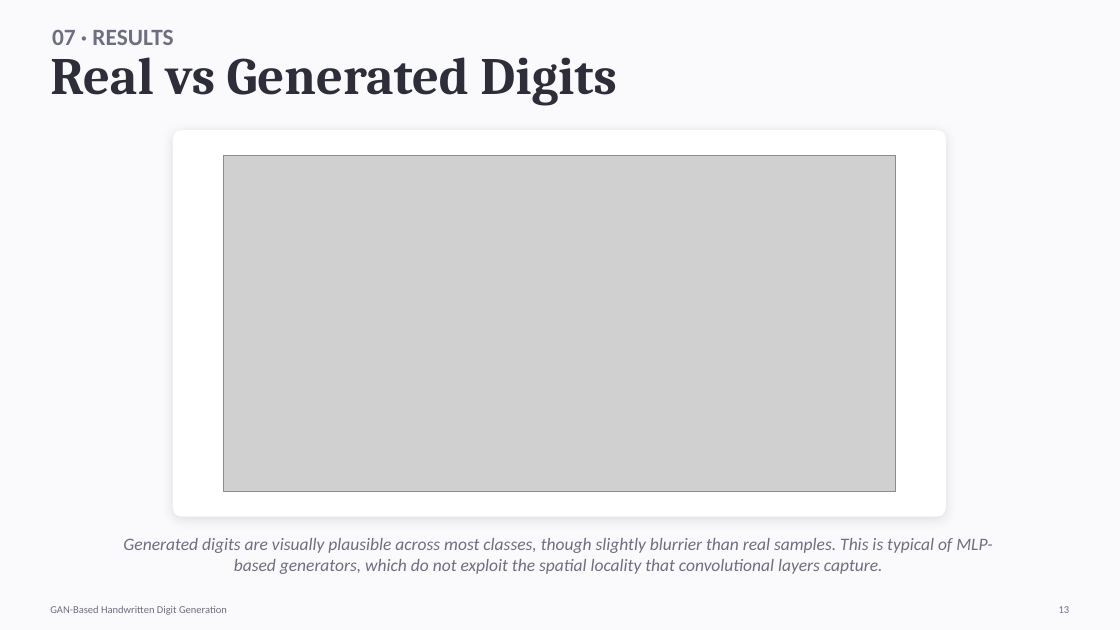
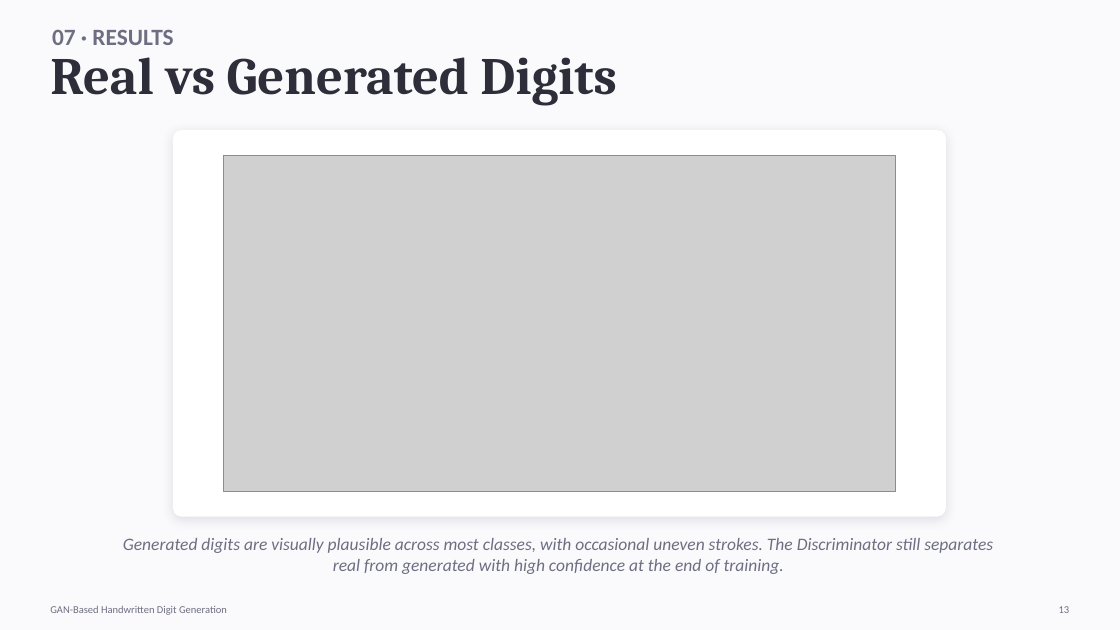
Before and after one commit to Stoobyy/gan-handwriting, a slide deck: slide 13 of Presentation PPT/Presentation PPT.pptx. Drawn at 1120x630 pixels with LibreOffice and Linux fonts; fonts in the diff are those of the drawing; grey boxes stand for pictures. Boxes give left, top, right and bottom in pixels: in the first picture for what was removed or moved away, otherwise in the second. Text is boxed around its words. In the diff, an @@ line names an element or a change of style, - is before the commit and + after.

```diff
--- a/Presentation PPT/Presentation PPT.pptx
+++ b/Presentation PPT/Presentation PPT.pptx
@@ text at bbox=[123, 538, 993, 574]: text changed @@
-Generated digits are visually plausible across most classes, though slightly blurrier than real samples. This is typical of MLP-based generators, which do not exploit the spatial locality that convolutional layers capture.
+Generated digits are visually plausible across most classes, with occasional uneven strokes. The Discriminator still separates real from generated with high confidence at the end of training.
```
Also in this commit, not shown: 11 other slides changed, 14 other files.
